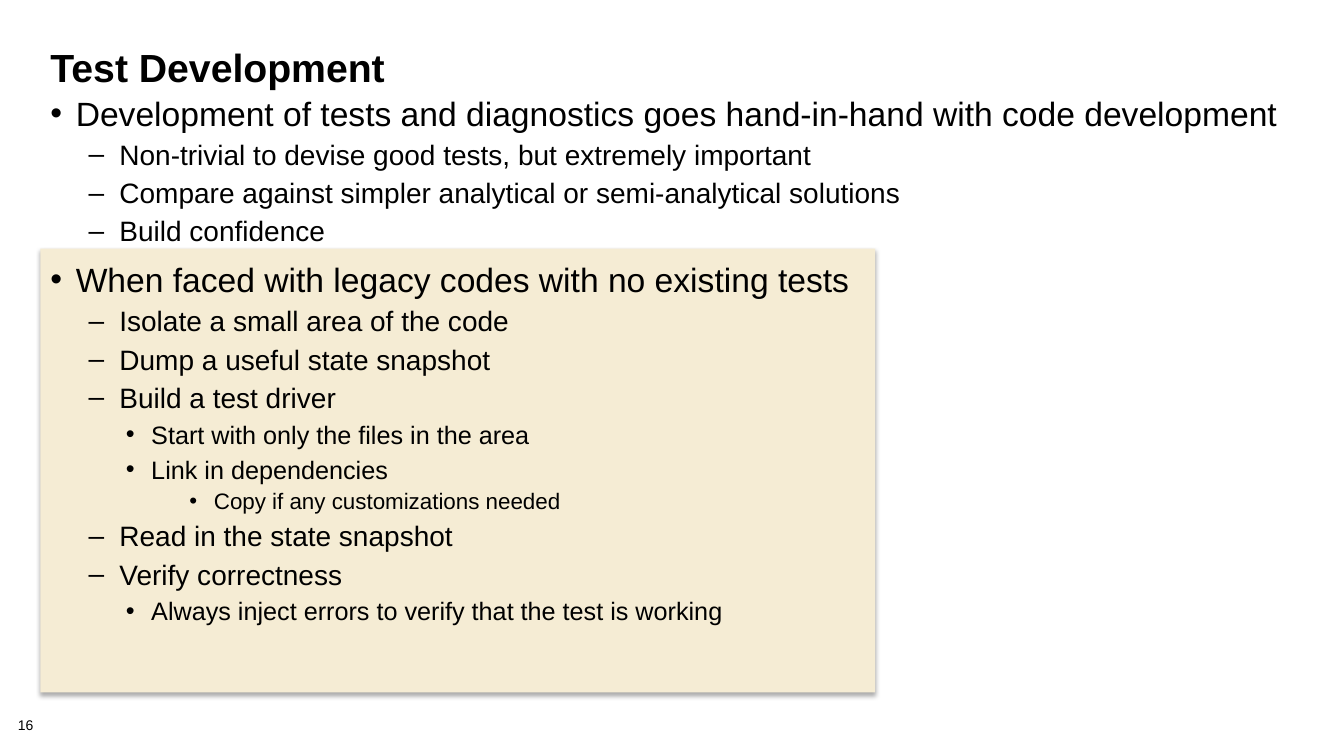
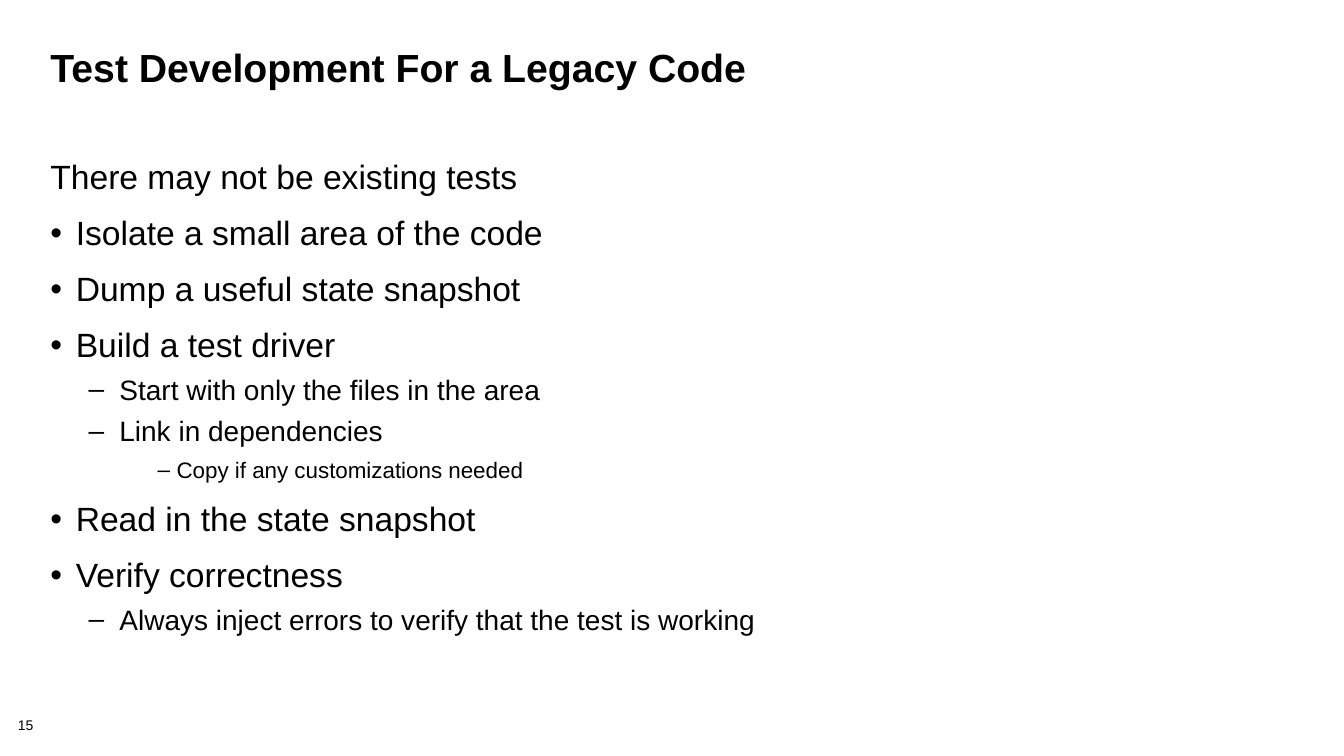
Before and after one commit to betterscientificsoftware/bssw-tutorial, a slide deck: slide 15 of presentations/05-testing.pptx (slide 16 before the commit). Drawn at 1344x756 pixels with LibreOffice and Linux fonts; fonts in the diff are those of the drawing; background and template pictures are left out. Boxes give left, top, right and bottom in pixels: in the first picture for what was removed or moved away, otherwise in the second. Text is boxed around its words. In the diff, an @@ line names an element or a change of style, - is before the commit and + after.

```diff
--- a/presentations/05-testing.pptx
+++ b/presentations/05-testing.pptx
@@ title at <box>50,53,746,90</box>: text changed @@
-Test Development
+Test Development For a Legacy Code
@@ text at <box>50,164,517,196</box>: text changed; size 20 to 24 pt @@
-• Development of tests and diagnostics goes hand-in-hand with code development
-  – Non-trivial to devise good tests, but extremely important
-  – Compare against simpler analytical or semi-analytical solutions
-  – Build confidence
-• When faced with legacy codes with no existing tests
+There may not be existing tests
@@ text at <box>76,220,755,635</box>: size 20 to 24 pt in "Isolate a small area of the code", "Dump a useful state snapshot", "Build a test driver", "Read in the state snapshot" and 1 more places; size 18 to 20 pt in "Start with only the files in the ...", "Link in dependencies", "Always inject errors to verify that the ..."; bullet – to •; list level 2 to 1 in "Isolate a small area of ..."; line spacing 0.8 to 0.9; list level 2 to 1 in "Dump a useful state snapshot"; list level 2 to 1 in "Build a test driver"; bullet • to –; list level 3 to 2 in "Start with only the files ..."; list level 3 to 2 in "Link in dependencies"; list level 5 to 4 in "Copy if any customizations needed"; list level 2 to 1 in "Read in the state snapshot"; list level 2 to 1 in "Verify correctness"; list level 3 to 2 in "Always inject errors to verify ..." @@
@@ rectangle removed at <box>40,249,875,693</box> @@
@@ page number at <box>18,720,34,730</box>: text changed @@
-16
+15
```
Also in this commit, not shown: 14 other slides changed, 5 slides removed, 2 other files.
